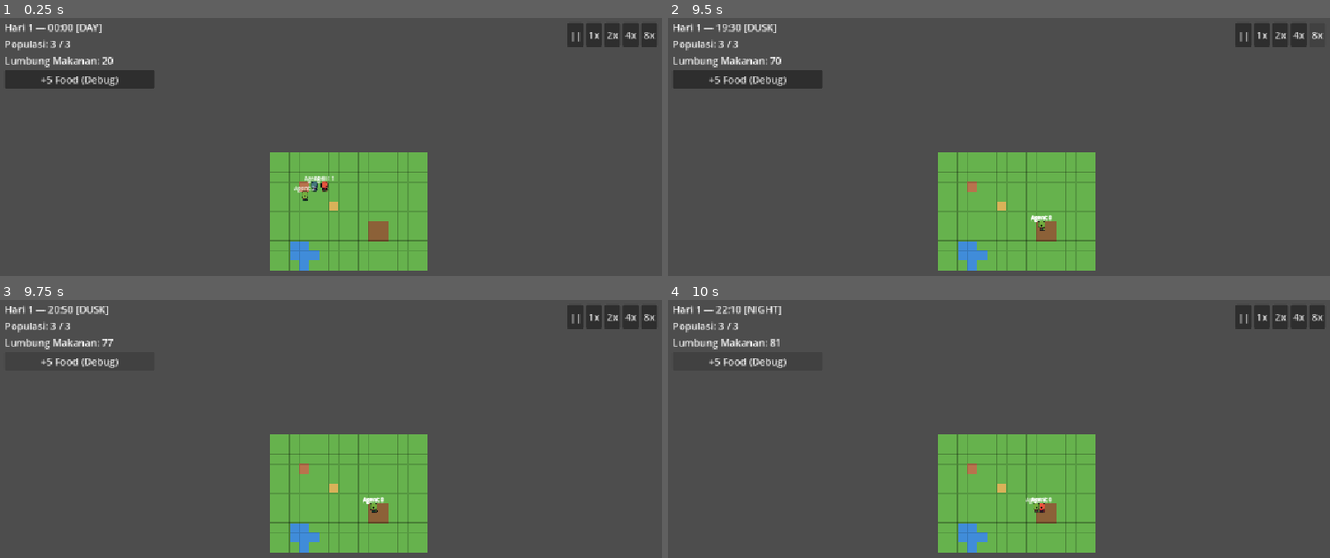
Above: before the commit, frames 1-4 (two rows, left to right).
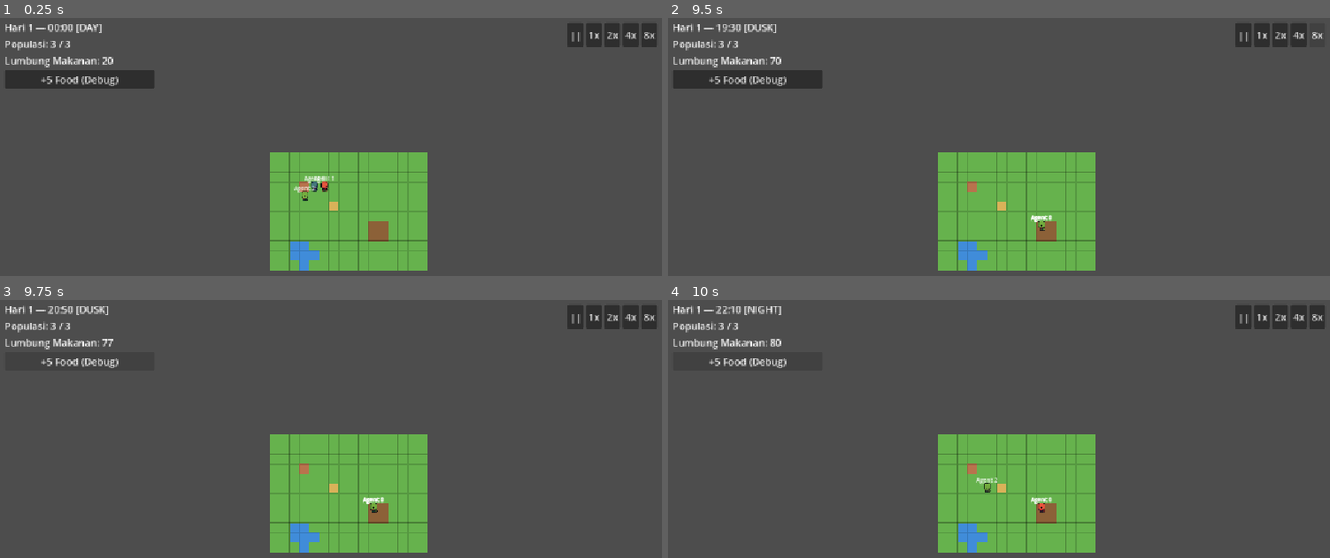
Above: after the commit, the same moments.

Repository: Ryan6712/Zero-society
Game: Godot game, scene res://view/main.tscn
Same seed, same stepped clock (60 frames per second), same inputs: the game is played once before the commit and once after it.
Inputs:
- Up to frame 1 (0.25 s): no input
- Up to frame 2 (9.5 s): click "+5 Food (Debug)" at 0.5 s; click "||" at 1.25 s; click "1x" at 2 s; click "2x" at 2.75 s; click "4x" at 3.5 s; click "8x" at 4.25 s; click "+5 Food (Debug)" at 5 s; click "||" at 5.75 s; click "1x" at 6.5 s; click "2x" at 7.25 s; click "4x" at 8 s; click "8x" at 8.75 s
- Up to frame 3 (9.75 s): click "+5 Food (Debug)" at 9.5 s
- Up to frame 4 (10 s): no input

Frames 1-3 are identical in both runs. In frame 4, 0.1% of the frame differs, in the area x 16-58%, y 15-83%.

Commit message:
feat(ai): standarisasi 4 trait personality dan integrasi scoring utility

Diff:
--- a/sim/ai/utility_brain.gd
+++ b/sim/ai/utility_brain.gd
@@ -162,9 +162,9 @@
 				score = 0.0
 			else:
 				var hunger_urgency: float = Curves.urgency(agent.needs.get(&"hunger", 100.0))
-				var risk_tol: int = agent.personality.get(&"risk_tolerance", 50)
+				var cautious: int = agent.personality.get(&"cautious", 50)
 				var adjusted_urgency: float = (
-					hunger_urgency * (1.0 - 0.3 * (float(risk_tol) / 100.0))
+					hunger_urgency * (0.8 + 0.4 * (float(cautious) / 100.0))
 				)
 				var granaries: Array[Vector2i] = []
 				if world.grid_data != null:
@@ -198,6 +198,8 @@
 				score = 0.0
 			else:
 				var health_urgency: float = Curves.urgency(agent.health)
+				var cautious: int = agent.personality.get(&"cautious", 50)
+				var recover_mult: float = 1.2 + 0.8 * (float(cautious) / 100.0)
 				var houses: Array[Vector2i] = []
 				if world.grid_data != null:
 					houses = world.grid_data.get_locations_of_type(GridData.TILE_HOUSE)
@@ -208,13 +210,18 @@
 						else Curves.nearest_tile(agent.position, houses)
 					)
 					var dist: int = Curves.manhattan_distance(agent.position, target_tile)
-					score = health_urgency * 1.8 * Curves.distance_factor(dist)
+					score = health_urgency * recover_mult * Curves.distance_factor(dist)
 				else:
-					score = health_urgency * 1.8
+					score = health_urgency * recover_mult
 
 		ActionLibrary.ID_WORK_FARM:
-			var conscientiousness: int = agent.personality.get(&"conscientiousness", 50)
-			var kerja_drive: float = 0.3 + 0.5 * (float(conscientiousness) / 100.0)
+			var industrious: int = agent.personality.get(&"industrious", 50)
+			if agent.personality.get(&"conscientiousness", 50) != 50 and industrious == 50:
+				industrious = agent.personality[&"conscientiousness"]
+			var lazy: int = agent.personality.get(&"lazy", 50)
+			var kerja_drive: float = maxf(
+				0.05, (0.25 + 0.55 * (float(industrious) / 100.0)) - (0.15 * (float(lazy) / 100.0))
+			)
 			var max_need: float = maxf(
 				Curves.urgency(agent.needs.get(&"hunger", 100.0)),
 				Curves.urgency(agent.needs.get(&"energy", 100.0))
@@ -255,7 +262,12 @@
 			else:
 				var idx: int = rng.randi_range(0, valid_neighbors.size() - 1)
 				target_tile = valid_neighbors[idx]
-				score = 0.08 * (1.0 - max_need)
+				var adventurous: int = agent.personality.get(&"adventurous", 50)
+				var lazy: int = agent.personality.get(&"lazy", 50)
+				var wander_mult: float = (
+					0.5 + 0.8 * (float(adventurous) / 100.0) + 0.3 * (float(lazy) / 100.0)
+				)
+				score = 0.08 * wander_mult * (1.0 - max_need)
 
 		ActionLibrary.ID_IDLE:
 			score = FLOOR_SCORE_IDLE
--- a/sim/core/agent_state.gd
+++ b/sim/core/agent_state.gd
@@ -18,7 +18,11 @@
 var starving_ticks: int = 0
 
 var personality: Dictionary = {
+	&"adventurous": 50,
+	&"cautious": 50,
 	&"conscientiousness": 50,
+	&"industrious": 50,
+	&"lazy": 50,
 	&"risk_tolerance": 50,
 }
 
@@ -26,6 +30,25 @@
 var path: Array[Vector2i] = []
 var inventory: Dictionary = {&"food": 0}
 var last_decision_trace: Array[Dictionary] = []
+
+
+func set_trait(trait_name: StringName, value: int) -> void:
+	var val: int = clampi(value, 0, 100)
+	personality[trait_name] = val
+	match trait_name:
+		&"industrious":
+			personality[&"conscientiousness"] = val
+			personality[&"lazy"] = 100 - val
+		&"conscientiousness":
+			personality[&"industrious"] = val
+			personality[&"lazy"] = 100 - val
+		&"lazy":
+			personality[&"industrious"] = 100 - val
+			personality[&"conscientiousness"] = 100 - val
+		&"cautious":
+			personality[&"risk_tolerance"] = 100 - val
+		&"risk_tolerance":
+			personality[&"cautious"] = 100 - val
 
 
 func _init(p_id: StringName = &"", p_position: Vector2i = Vector2i.ZERO) -> void:
--- a/tests/test_behavior_scenarios.gd
+++ b/tests/test_behavior_scenarios.gd
@@ -100,13 +100,13 @@
 		"agent_spawn_positions": [[2, 0]],
 	}
 	var sim_lazy: Simulation = Simulation.new(lazy_config)
-	sim_lazy.world.agents[0].personality[&"conscientiousness"] = 10
+	sim_lazy.world.agents[0].set_trait(&"conscientiousness", 10)
 	sim_lazy.world.agents[0].needs[&"energy"] = 70.0
 	sim_lazy.world.agents[0].needs[&"hunger"] = 70.0
 
 	var hard_config: Dictionary = lazy_config.duplicate(true)
 	var sim_hard: Simulation = Simulation.new(hard_config)
-	sim_hard.world.agents[0].personality[&"conscientiousness"] = 95
+	sim_hard.world.agents[0].set_trait(&"conscientiousness", 95)
 	sim_hard.world.agents[0].needs[&"energy"] = 70.0
 	sim_hard.world.agents[0].needs[&"hunger"] = 70.0
 
